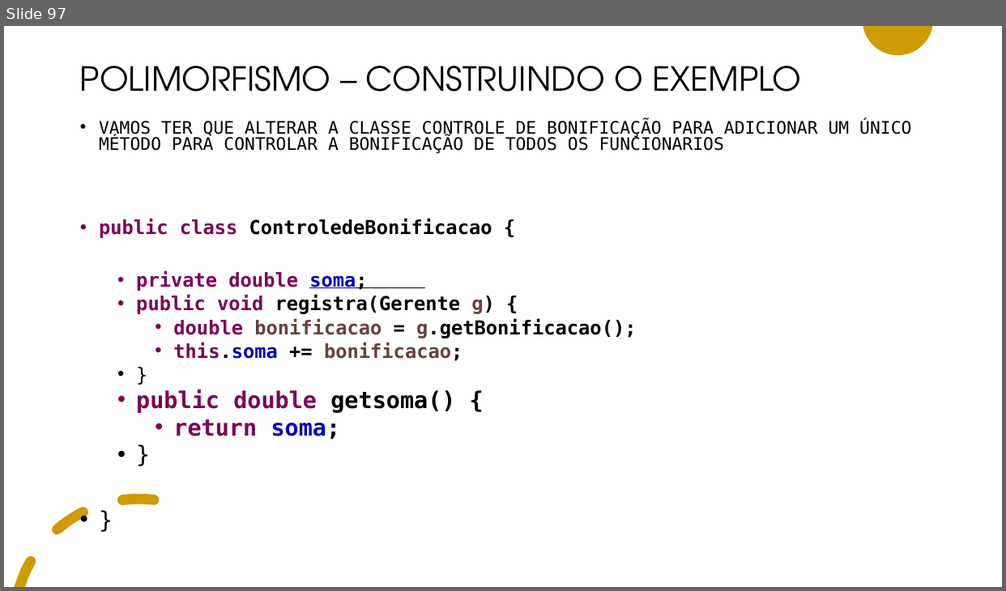
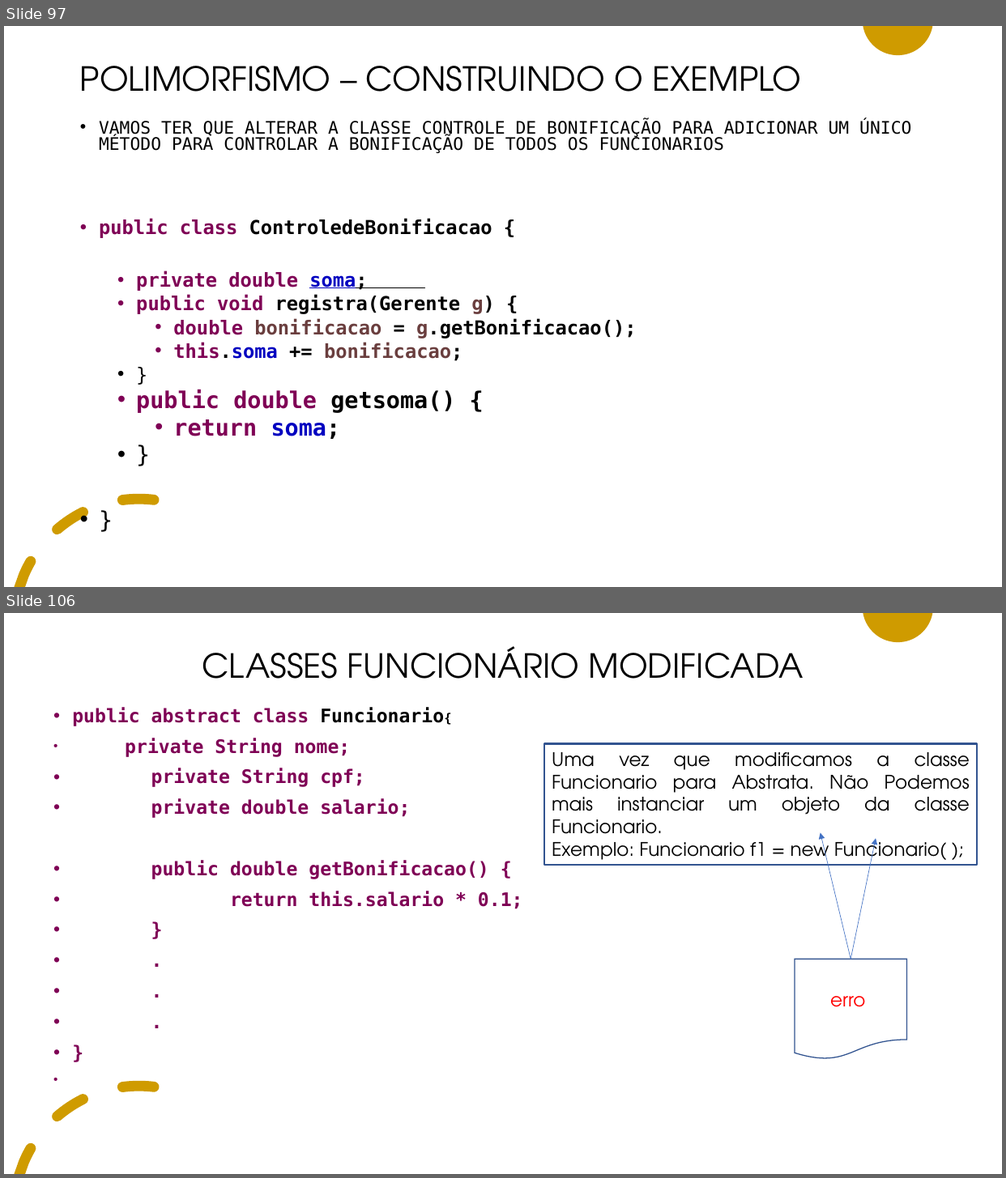
Before and after one commit to adilsonlopesoracle/ProgramacaoAvancada_Olinda, a slide deck: PROGRAMACAO_AVANCADA.pptx. Shown one above the other, each under a label of ours: slide 97 before the commit, slides 97 and 106 after it; the slides between them are not shown. The pictures are 1006x591 and 1006x1178 pixels, drawn with LibreOffice and Linux fonts; fonts in the diff are those of the drawing. Boxes give left, top, right and bottom in pixels: in the first picture for what was removed or moved away, otherwise in the second. Text is boxed around its words. In the diff, an @@ line names an element or a change of style, - is before the commit and + after.

```diff
--- a/PROGRAMACAO_AVANCADA.pptx
+++ b/PROGRAMACAO_AVANCADA.pptx
@@ slide 106 added at [4, 613, 1002, 1174], background #FFFFFF; not listed: 2 template elements that a slide beside it also shows @@
@@ title added at [202, 646, 803, 679], 32 pt, text #000000 @@
+CLASSES FUNCIONÁRIO MODIFICADA
@@ text added at [72, 707, 523, 909], 18 pt, text #7F0055, bold @@
+• public abstract class Funcionario{
+• private String nome;
+• private String cpf;
+• private double salario;
+• public double getBonificacao() {
+• return this.salario * 0.1;
+• }
+• .
+• .
+• .
+• }
@@ rectangle added at [544, 744, 978, 865], outline #325491 2 pt, 18 pt, text #000000 @@
+Uma vez que modificamos a classe Funcionario para Abstrata. Não Podemos mais instanciar um objeto da classe Funcionario.
+Exemplo: Funcionario f1 = new Funcionario( );
@@ arrow added from (850, 959) to (820, 833), #4472C4 0.5 pt @@
@@ arrow added from (850, 959) to (876, 838), #4472C4 0.5 pt @@
@@ flow chart document added at [795, 959, 907, 1059], outline #325491 1 pt, 18 pt, text #FF0000 @@
+error
```
Also in this commit, not shown: 48 other slides added.
